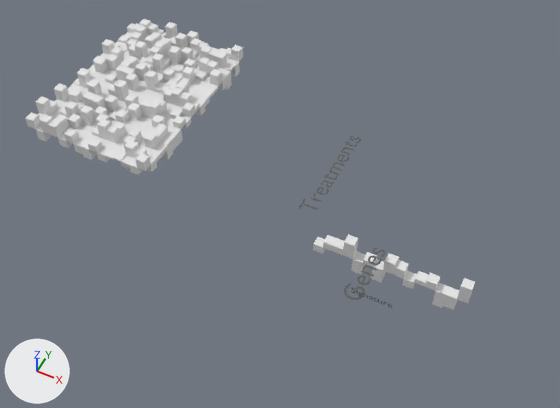
The Blender file MatrixOps/Build.blend, before and after one commit.
Camera for both pictures: a 50 mm lens placed at (34.4, -85.9, 113.8), pointed at (-12.7, 8.3, -3.9). The lights are fixed; the arrows at lower left show +X, +Y and +Z. Text is drawn in Blender's own font.
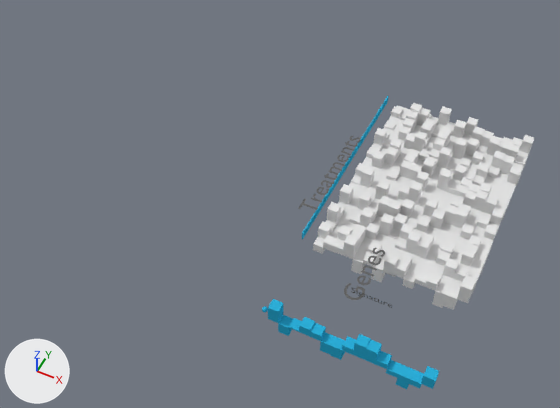
Location of each change, [x1, y1, x2, y2] in pixels of the pictures (560 x 408 px):
'Cube.022', added (cyan)
    after: [268, 299, 439, 389]
'Cube.001', moved
    before: [26, 112, 151, 175]
    after: [318, 221, 477, 292]
'Cube.006', moved
    before: [54, 83, 178, 151]
    after: [339, 184, 490, 265]
'Cube.003', moved
    before: [36, 96, 162, 162]
    after: [327, 202, 481, 278]
'Cube.004', moved
    before: [49, 100, 167, 156]
    after: [340, 206, 484, 271]
'Cube.012', moved
    before: [89, 57, 206, 116]
    after: [363, 150, 508, 220]
'Cube.008', moved
    before: [68, 79, 186, 129]
    after: [349, 179, 498, 240]
'Cube.011', moved
    before: [88, 69, 200, 112]
    after: [362, 163, 506, 216]
'Cube.009', moved
    before: [73, 68, 191, 128]
    after: [351, 166, 499, 236]
'Cube.017', moved
    before: [115, 39, 227, 90]
    after: [383, 126, 521, 186]
'Cube.002', moved
    before: [37, 113, 157, 172]
    after: [326, 220, 478, 293]
'Cube.016', moved
    before: [114, 41, 222, 86]
    after: [386, 131, 522, 185]
'Cube.015', moved
    before: [102, 39, 218, 93]
    after: [374, 128, 516, 192]
'Cube.007', moved
    before: [68, 89, 183, 145]
    after: [352, 190, 493, 255]
'Cube.020', moved
    before: [127, 19, 240, 77]
    after: [391, 103, 529, 169]
'Cube.019', moved
    before: [124, 25, 235, 71]
    after: [388, 110, 527, 166]
'Cube.014', moved
    before: [101, 47, 214, 99]
    after: [371, 138, 513, 198]
'Cube.013', moved
    before: [93, 54, 210, 107]
    after: [366, 147, 511, 207]
'Cube.018', moved
    before: [118, 32, 232, 90]
    after: [384, 118, 524, 184]
'Cube.005', moved
    before: [55, 99, 173, 159]
    after: [338, 202, 487, 275]
'Cube.010', moved
    before: [77, 68, 195, 118]
    after: [355, 163, 505, 226]
'Cube.021', moved
    before: [136, 22, 243, 61]
    after: [396, 105, 534, 153]

The change in detail:
Material 'QueryMaterial' (mat_querymaterial) is new.
Its base color is (0.0262, 0.434, 0.701) (cyan #2db0da).
Mesh me_cube_1751 is new.
It has 120 vertices, 90 faces and spans x -1.0..29.0, y -1.0..1.0, z -3.0..1.1.
It uses material mat_querymaterial (cyan #2db0da).
Object 'Cube.021' (ob_cube_021) moves from (-68.7, 42.0, -0.5) to (0.0, 42.0, -0.5).
Object 'Cube.020' (ob_cube_020) moves from (-68.7, 40.0, 0.7) to (0.0, 40.0, 0.7).
Object 'Cube.019' (ob_cube_019) moves from (-68.7, 38.0, -1.9) to (0.0, 38.0, -1.9).
Object 'Cube.018' (ob_cube_018) moves from (-68.7, 36.0, 0.2) to (0.0, 36.0, 0.2).
Object 'Cube.017' (ob_cube_017) moves from (-68.7, 34.0, -0.7) to (0.0, 34.0, -0.7).
Object 'Cube.016' (ob_cube_016) moves from (-68.7, 32.0, 0.4) to (0.0, 32.0, 0.4).
Object 'Cube.015' (ob_cube_015) moves from (-68.7, 30.0, 1.6) to (0.0, 30.0, 1.6).
Object 'Cube.014' (ob_cube_014) moves from (-68.7, 28.0, 0.3) to (0.0, 28.0, 0.3).
Object 'Cube.013' (ob_cube_013) moves from (-68.7, 26.0, 0.5) to (0.0, 26.0, 0.5).
Object 'Cube.012' (ob_cube_012) moves from (-68.7, 24.0, -0.3) to (0.0, 24.0, -0.3).
Object 'Cube.011' (ob_cube_011) moves from (-68.7, 22.0, -0.4) to (0.0, 22.0, -0.4).
Object 'Cube.010' (ob_cube_010) moves from (-68.7, 20.0, 0.9) to (0.0, 20.0, 0.9).
Object 'Cube.009' (ob_cube_009) moves from (-68.7, 18.0, 0.1) to (0.0, 18.0, 0.1).
Object 'Cube.008' (ob_cube_008) moves from (-68.7, 16.0, -1.8) to (0.0, 16.0, -1.8).
Object 'Cube.007' (ob_cube_007) moves from (-68.7, 14.0, -1.2) to (0.0, 14.0, -1.2).
Object 'Cube.006' (ob_cube_006) moves from (-68.7, 12.0, 1.5) to (0.0, 12.0, 1.5).
Object 'Cube.005' (ob_cube_005) moves from (-68.7, 10.0, -2.0) to (0.0, 10.0, -2.0).
Object 'Cube.004' (ob_cube_004) moves from (-68.7, 8.0, 0.7) to (0.0, 8.0, 0.7).
Object 'Cube.003' (ob_cube_003) moves from (-68.7, 6.0, 1.9) to (0.0, 6.0, 1.9).
Object 'Cube.002' (ob_cube_002) moves from (-68.7, 4.0, 0.3) to (0.0, 4.0, 0.3).
Object 'Cube.001' (ob_cube_001) moves from (-68.7, 2.0, 1.2) to (0.0, 2.0, 1.2).
Object 'Cube.022' (ob_cube_022) is new; it shows me_cube_1751.
Its location is (0.0, -18.7, 1.8).
Its scale is (1.0, 1.0, 1.76).
